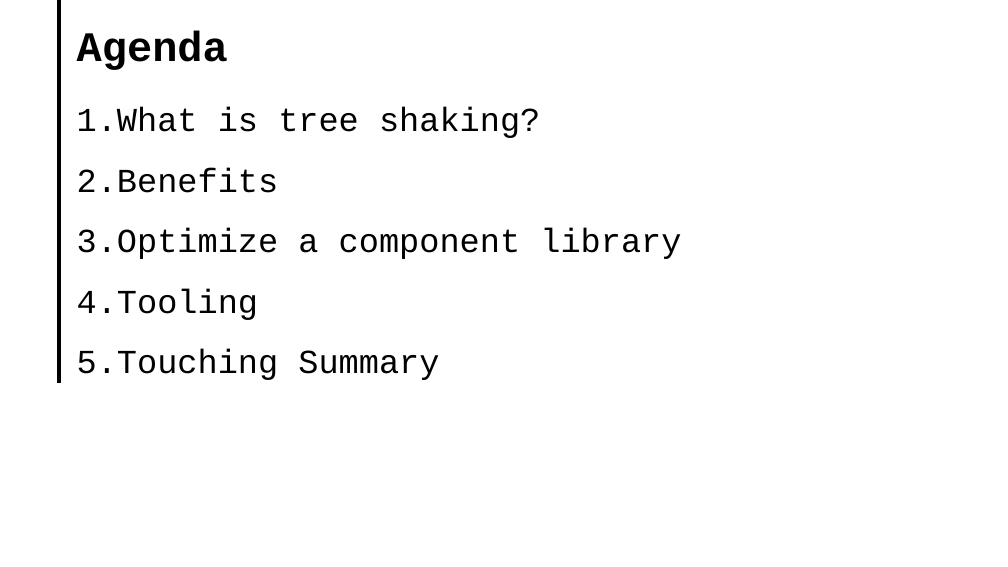
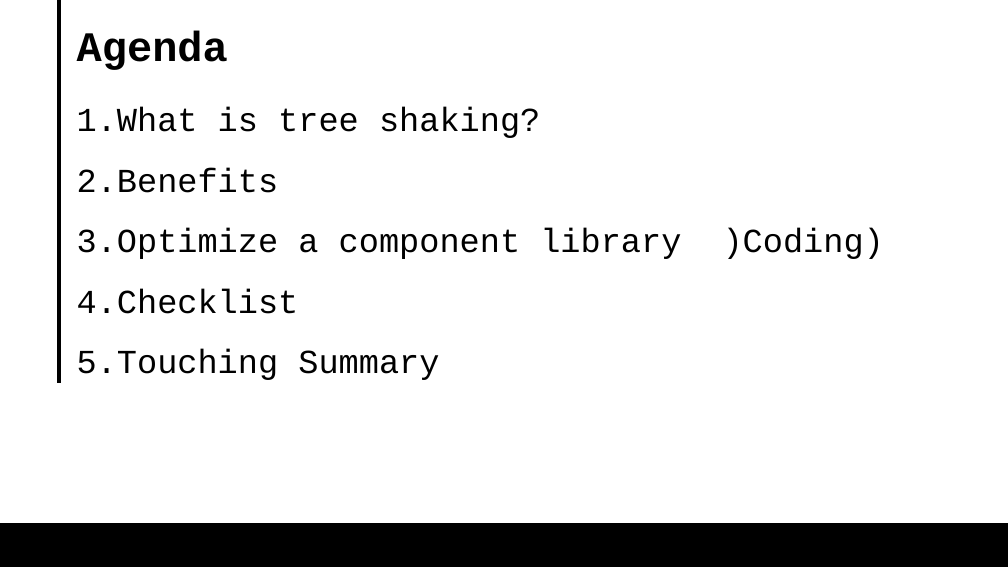
Before and after one commit to AsafShochet/tree-shaking-demo, a slide deck: slide 7 of tree shaking lecture 062024.pptx. Drawn at 1008x567 pixels with LibreOffice and Linux fonts; fonts in the diff are those of the drawing. Boxes give left, top, right and bottom in pixels: in the first picture for what was removed or moved away, otherwise in the second. Text is boxed around its words. In the diff, an @@ line names an element or a change of style, - is before the commit and + after.

Commit message:
ppt

```diff
--- a/tree shaking lecture 062024.pptx
+++ b/tree shaking lecture 062024.pptx
@@ text at (77,228,681,314): text changed @@
-3. Optimize a component library
-4. Tooling
+3. Optimize a component library )Coding)
+4. Checklist
@@ rectangle added at (0,523,1008,567), fill #000000, outline #000000 1.5 pt @@
```
Also in this commit, not shown: 17 other slides changed, 1 slide removed, 1 other file.
